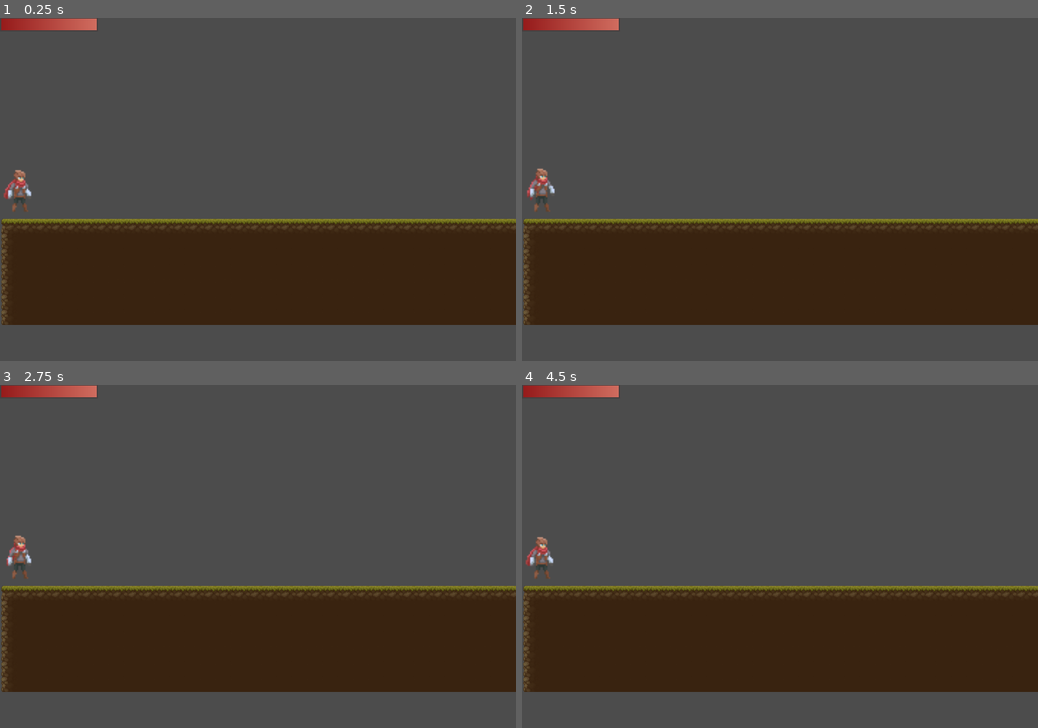
Above: before the commit, frames 1-4 (two rows, left to right).
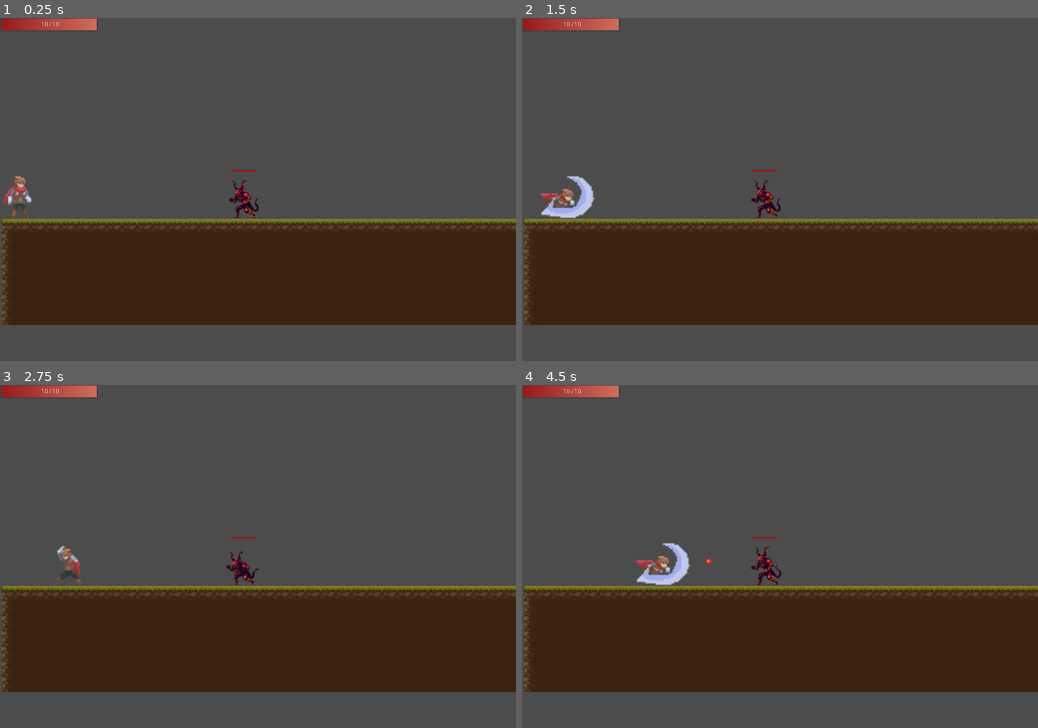
Above: after the commit, the same moments.

Repository: ArtyomKr/2d-scroller-demo
Game: Godot game, scene res://scenes/Main.tscn
Two runs of this game, one before a commit and one after it. Both use one fixed random seed, a clock stepped at 60 frames per second and the inputs below.
Inputs (mouse positions are in pixels of both pictures, inside the frame that each line leads up to):
- Up to frame 1 (0.25 s): no input
- Up to frame 2 (1.5 s): move the mouse to (893, 172) at 0.52 s; hold Right (ui_right) from 0.53 s (still down); click (893, 172) at 0.6 s; tap Space (jump) at 0.77 s; move the mouse to (676, 206) at 1.27 s; click (676, 206) at 1.35 s
- Up to frame 3 (2.75 s): tap Space (jump) at 1.52 s; move the mouse to (309, 481) at 2.02 s; release Right (ui_right) at 2.03 s; hold Left (ui_left) from 2.03 s (still down); click (309, 481) at 2.1 s
- Up to frame 4 (4.5 s): move the mouse to (754, 625) at 2.77 s; release Left (ui_left) at 2.78 s; hold Right (ui_right) 2.78-4.28 s; click (754, 625) at 2.85 s; tap Space (jump) at 3.02, 3.77 s; move the mouse to (934, 607) at 3.52 s; click (934, 607) at 3.6 s; move the mouse to (625, 505) at 4.27 s; hold Left (ui_left) from 4.28 s (still down); click (625, 505) at 4.35 s

The runs differ from the first frame. In frame 1, 0.7% of the frame differs, in the area x 0-51%, y 1-59%; in frame 2, 1.3%; in frame 3, 0.8%; in frame 4, 1.3%.
Error before the commit: Parse Error: Unique global class "Player" already exists at path: res://scenes/actors/player/Player.gd (res://scenes/Actors/player/Player.gd:1)

Commit message:
feat: add teleportation ability to demon

Diff:
--- a/project.godot
+++ b/project.godot
@@ -12,17 +12,17 @@
 "base": "Reference",
 "class": "Actor",
 "language": "GDScript",
-"path": "res://scenes/actors/Actor.gd"
+"path": "res://scenes/Actors/Actor.gd"
 }, {
 "base": "Reference",
 "class": "Enemy",
 "language": "GDScript",
-"path": "res://scenes/actors/enemies/Enemy.gd"
+"path": "res://scenes/Actors/enemies/Enemy.gd"
 }, {
-"base": "Reference",
+"base": "Actor",
 "class": "Player",
 "language": "GDScript",
-"path": "res://scenes/actors/player/Player.gd"
+"path": "res://scenes/Actors/player/Player.gd"
 } ]
 _global_script_class_icons={
 "Actor": "",
--- a/scenes/actors/enemies/Demon/Demon.gd
+++ b/scenes/actors/enemies/Demon/Demon.gd
@@ -17,11 +17,14 @@
 	HURT
 }
 
-var target
+var attack_target
+var teleport_target
+var teleport_target_pos
 var _state = STATE.IDLE
 const FireBall = preload("res://scenes/Objects/FireBall.tscn")
 onready var AlertTimer = $AlertTimer
 onready var AttackTimer = $AttackTimer
+onready var TeleportDelay = $TeleportDelay
 
 
 func _init():
@@ -34,6 +37,7 @@
 
 func _physics_process(_delta):
 	manage_state()
+	print(AlertTimer.time_left)
 
 
 func start(pos: Vector2):
@@ -59,26 +63,23 @@
 			velocity = move_and_slide_with_snap(velocity, Vector2.DOWN, Vector2.UP)
 
 			current_animation = "idle"
-			pass
 		STATE.ALERTED:
 			velocity = move_and_slide_with_snap(velocity, Vector2.DOWN, Vector2.UP)
 
-			if target:
-				var target_direction = target.global_position.direction_to(global_position)
+			if attack_target:
+				var target_direction = attack_target.global_position.direction_to(global_position)
 				$AnimatedSprite.flip_h = target_direction.x < 0
 
 				if AttackTimer.is_stopped():
 					_state = STATE.ATTACKING
-			elif AlertTimer.is_stopped():
-				_state = STATE.IDLE
+
+			if teleport_target && TeleportDelay.is_stopped():
+				_state = STATE.TELEPORTING
+				teleport_target_pos = teleport_target.global_position
 
 			current_animation = "idle"
-			pass
 		STATE.TELEPORTING:
-			velocity = move_and_slide_with_snap(velocity, Vector2.DOWN, Vector2.UP)
 			current_animation = "teleport"
-
-			pass
 		STATE.IN_AIR:
 			velocity = move_and_slide_with_snap(velocity, Vector2.DOWN, Vector2.UP)
 
@@ -86,20 +87,15 @@
 				_state = STATE.IDLE
 			if is_on_floor() && abs(velocity.x) > 0:
 				_state = STATE.TELEPORTING
-
-			pass
 		STATE.ATTACKING:
 			current_animation = "attack"
-			AttackTimer.start(rand_range(0.5, 3.0))
-			pass
+			AttackTimer.start(rand_range(0.5, 2.0))
 		STATE.HURT:
 			current_animation = "hurt"
-			pass
 		STATE.DEAD:
 			$AnimationPlayer.play("die")
 			yield($AnimationPlayer, "animation_finished")
 			destroy()
-			pass
 
 	if current_animation != $AnimationPlayer.assigned_animation:
 		$AnimationPlayer.play(current_animation)
@@ -111,28 +107,44 @@
 
 func attack():
 	var fireball = FireBall.instance()
-	var target_direction = target.global_position.direction_to(global_position)
+	var target_dir = attack_target.global_position.direction_to(global_position)
 
-	$AnimatedSprite.flip_h = target_direction.x < 0
+	$AnimatedSprite.flip_h = target_dir.x < 0
 
-	fireball.global_position = global_position - Vector2(25, 0) * target_direction
-	fireball.linear_velocity.x = (-target_direction.x / target_direction.abs().x
-	* target_direction.abs().ceil().x * 300)
+	fireball.global_position = global_position - Vector2(25, 0) * target_dir
+	fireball.linear_velocity.x = (-target_dir.x / target_dir.abs().x
+	* target_dir.abs().ceil().x * 300)
 	fireball.set_as_toplevel(true)
 
 	call_deferred("add_child", fireball)
 
 
+func teleport():
+	if (teleport_target):
+		var error = rand_range(-100, 100)
+		global_position = teleport_target_pos + Vector2(error, 0)
+		TeleportDelay.start()
+	_state = STATE.ALERTED
+
+
 func _on_DetectionArea_body_entered(body):
 	if body.is_in_group("player"):
 		emit_signal("detected_player")
-		target = body
+		attack_target = body
+		teleport_target = null
 		_state = STATE.ALERTED
 		AlertTimer.stop()
 
 
 func _on_DetectionArea_body_exited(body):
 	if body.is_in_group("player"):
-		target = null
+		teleport_target = attack_target
+		attack_target = null
 		_state = STATE.ALERTED
 		AlertTimer.start()
+		TeleportDelay.start()
+
+
+func _on_AlertTimer_timeout():
+	_state = STATE.IDLE
+	teleport_target = null
--- a/scenes/actors/enemies/Demon/Demon.tscn
+++ b/scenes/actors/enemies/Demon/Demon.tscn
@@ -294,10 +294,22 @@
 "update": 1,
 "values": [ 0, 1, 2, 3, 4, 5 ]
 }
+tracks/2/type = "value"
+tracks/2/path = NodePath("AnimatedSprite:position")
+tracks/2/interp = 1
+tracks/2/loop_wrap = true
+tracks/2/imported = false
+tracks/2/enabled = true
+tracks/2/keys = {
+"times": PoolRealArray( 0.00338578 ),
+"transitions": PoolRealArray( 1 ),
+"update": 0,
+"values": [ Vector2( 0, 0 ) ]
+}
 
 [sub_resource type="Animation" id=24]
 resource_name = "teleport"
-length = 1.2
+length = 2.0
 tracks/0/type = "value"
 tracks/0/path = NodePath("AnimatedSprite:position")
 tracks/0/interp = 1
@@ -317,7 +329,7 @@
 tracks/1/imported = false
 tracks/1/enabled = true
 tracks/1/keys = {
-"times": PoolRealArray( 0, 0.2, 0.4, 0.6, 0.8, 1 ),
+"times": PoolRealArray( 0, 0.4, 0.8, 1.2, 1.6, 2 ),
 "transitions": PoolRealArray( 1, 1, 1, 1, 1, 1 ),
 "update": 0,
 "values": [ 0, 1, 2, 3, 4, 5 ]
@@ -341,11 +353,11 @@
 tracks/3/imported = false
 tracks/3/enabled = true
 tracks/3/keys = {
-"times": PoolRealArray( 1.2 ),
+"times": PoolRealArray( 2 ),
 "transitions": PoolRealArray( 1 ),
 "values": [ {
 "args": [  ],
-"method": "goto_alert"
+"method": "teleport"
 } ]
 }
 
@@ -399,11 +411,16 @@
 anims/teleport = SubResource( 24 )
 
 [node name="AlertTimer" type="Timer" parent="."]
-wait_time = 10.0
+wait_time = 8.0
 one_shot = true
 
 [node name="AttackTimer" type="Timer" parent="."]
 one_shot = true
 
+[node name="TeleportDelay" type="Timer" parent="."]
+wait_time = 4.0
+one_shot = true
+
 [connection signal="body_entered" from="DetectionArea" to="." method="_on_DetectionArea_body_entered"]
 [connection signal="body_exited" from="DetectionArea" to="." method="_on_DetectionArea_body_exited"]
+[connection signal="timeout" from="AlertTimer" to="." method="_on_AlertTimer_timeout"]
--- a/scenes/actors/player/Player.gd
+++ b/scenes/actors/player/Player.gd
@@ -77,7 +77,6 @@
 				velocity.y -= jump_force
 				_state = STATE.IN_AIR
 			current_animation = "idle_0"
-			pass
 		STATE.WALKING:
 			velocity = move_and_slide_with_snap(velocity, Vector2.DOWN, Vector2.UP)
 			current_animation = "run"
@@ -89,7 +88,6 @@
 				_state = STATE.IN_AIR
 			if velocity.length() < 1:
 				_state = STATE.IDLE
-			pass
 		STATE.IN_AIR:
 			velocity = move_and_slide_with_snap(velocity, Vector2.DOWN, Vector2.UP)
 
@@ -102,7 +100,6 @@
 				current_animation = "fall"
 			else:
 				current_animation = "jump"
-			pass
 		STATE.ATTACKING:
 			velocity.x = 0
 			current_animation = "attack_0"
